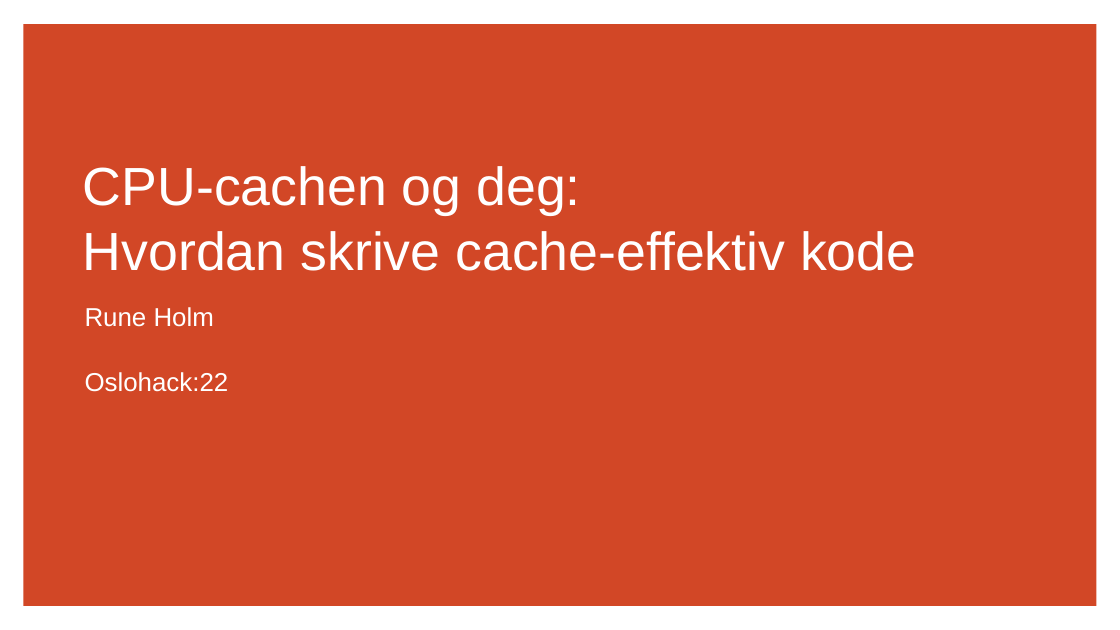
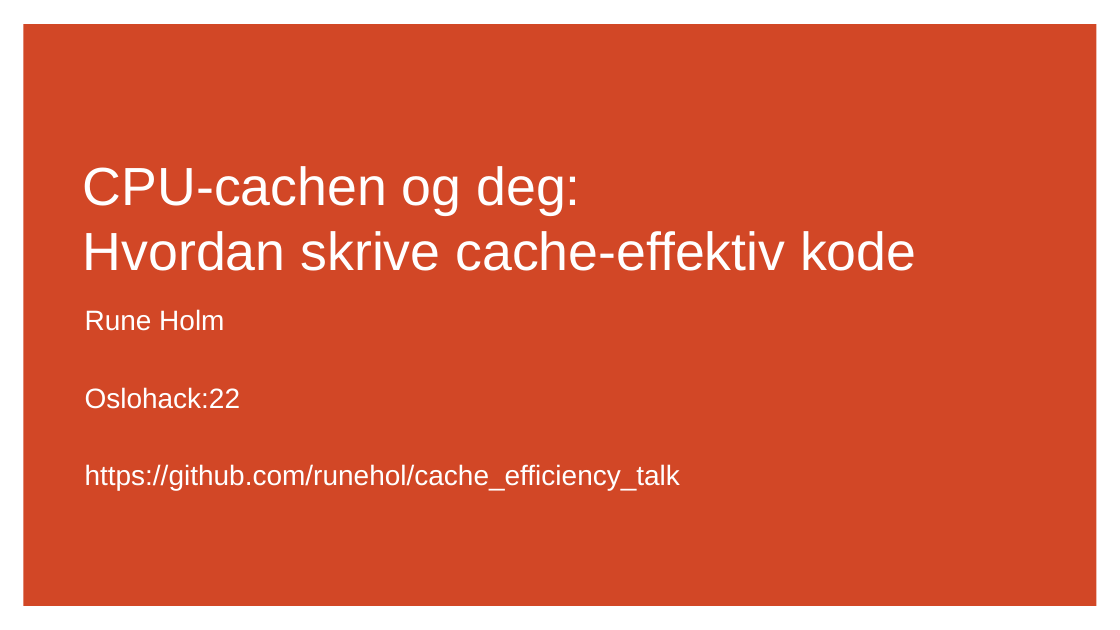
Before and after one commit to runehol/cache_efficiency_talk, a slide deck: slide 1 of Writing Cache Efficient Code.pptx. Drawn at 1120x630 pixels with LibreOffice and Linux fonts; fonts in the diff are those of the drawing. Boxes give left, top, right and bottom in pixels: in the first picture for what was removed or moved away, otherwise in the second. Text is boxed around its words. In the diff, an @@ line names an element or a change of style, - is before the commit and + after.

```diff
--- a/Writing Cache Efficient Code.pptx
+++ b/Writing Cache Efficient Code.pptx
@@ subtitle at bbox=[85, 309, 241, 409]: size 22.2 to 24 pt in "Rune Holm", "Oslohack:22"; line spacing 0.8 to 0.9 @@
@@ subtitle at bbox=[85, 464, 680, 490]: paragraph added @@
+https://github.com/runehol/cache_efficiency_talk
```
Also in this commit, not shown: 2 other slides changed, 2 slides added.
